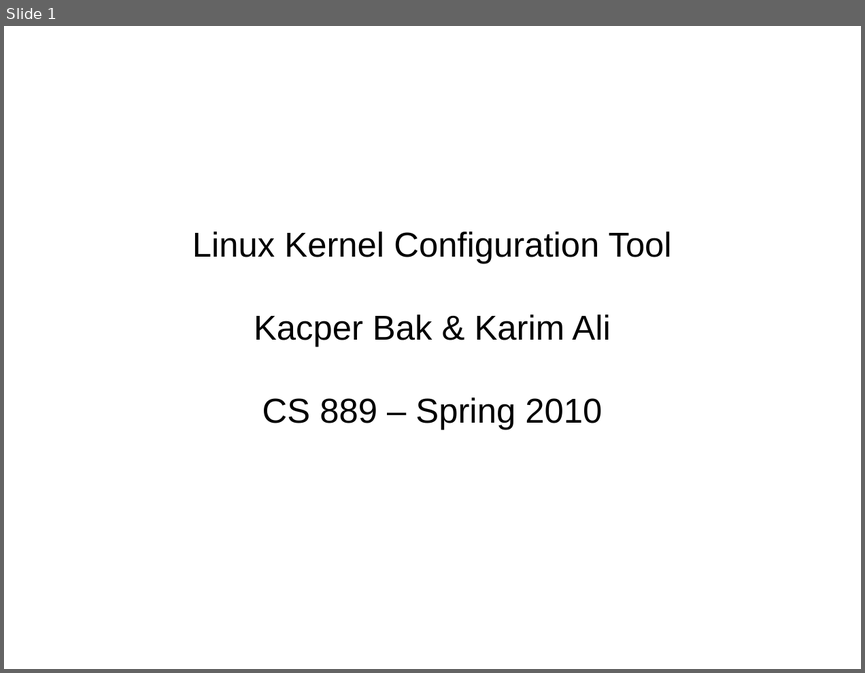
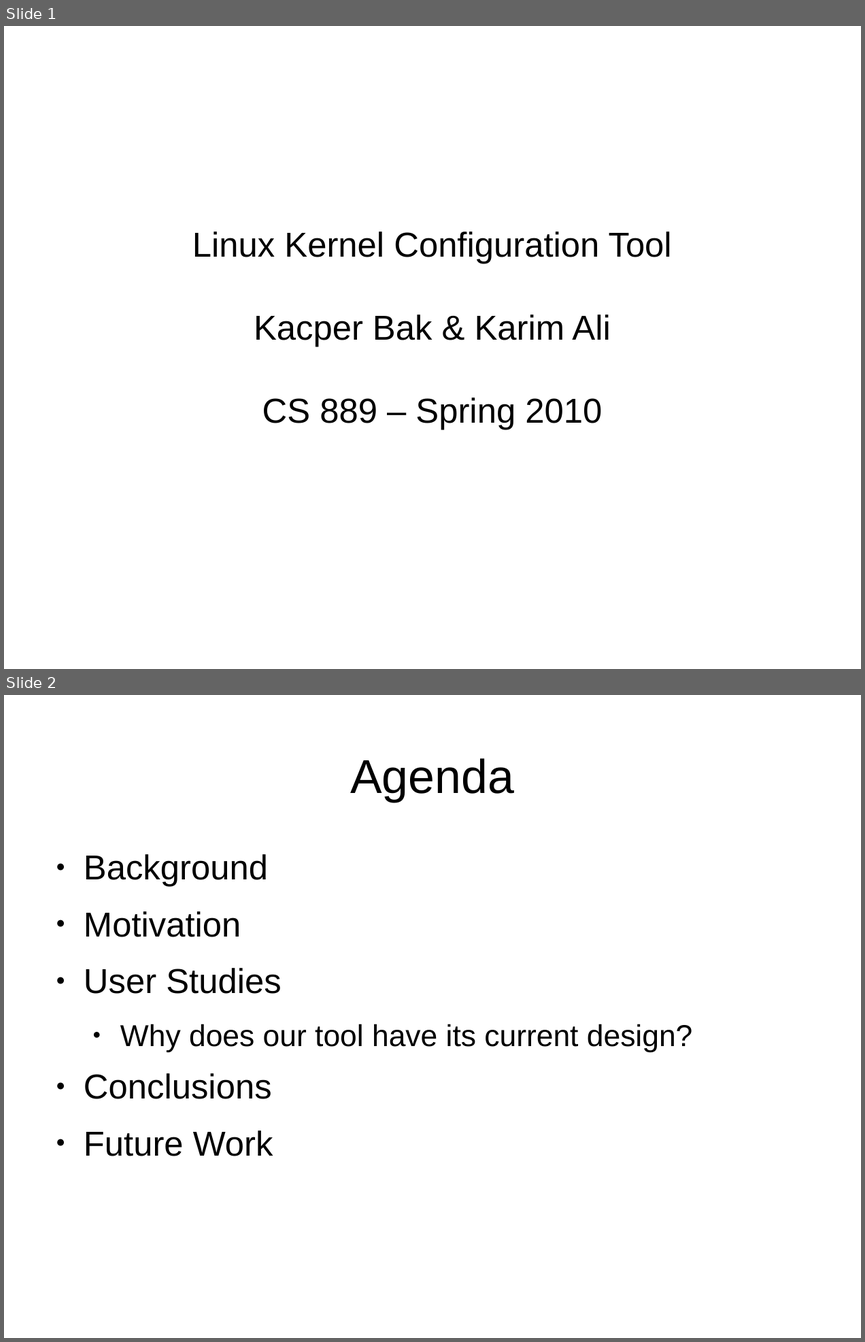
Before and after one commit to kbak/lkc, a slide deck: presentation/lkc.odp. Shown one above the other, each under a label of ours: slide 1 before the commit, slides 1 and 2 after it. The pictures are 865x673 and 865x1342 pixels, drawn with LibreOffice and Linux fonts; fonts in the diff are those of the drawing. Boxes give left, top, right and bottom in pixels: in the first picture for what was removed or moved away, otherwise in the second. Text is boxed around its words. In the diff, an @@ line names an element or a change of style, - is before the commit and + after.

```diff
--- a/presentation/lkc.odp
+++ b/presentation/lkc.odp
@@ slide 2 added at (4,695,861,1338), background #FFFFFF @@
@@ title added at (350,758,514,802), 44 pt, text #000000 @@
+Agenda
@@ text added at (84,854,693,1156), 32 pt, text #000000 @@
+● Background
+● Motivation
+● User Studies
+  ● Why does our tool have its current design?
+● Conclusions
+● Future Work
```
Also in this commit, not shown: 1 slide changed, 13 other slides added, 14 other files.
